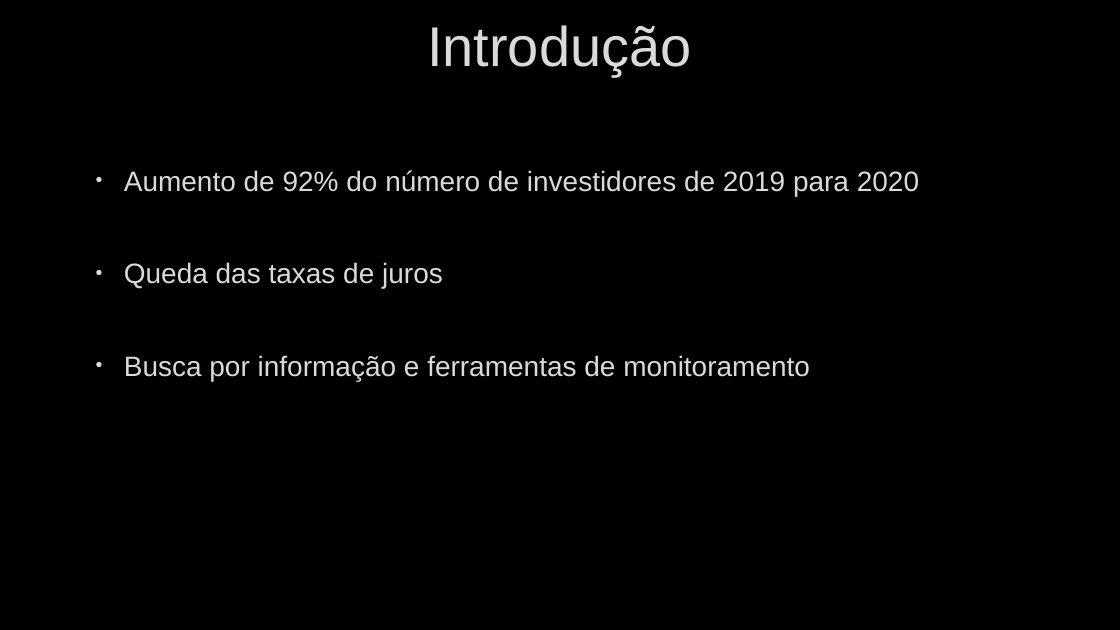
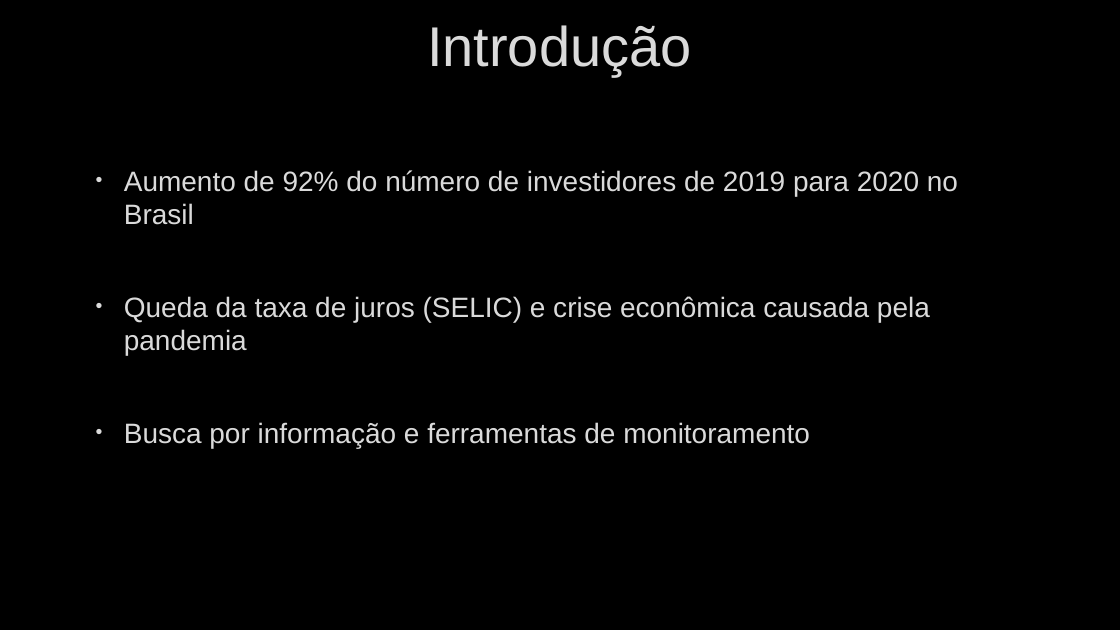
Before and after one commit to vitorxx1/MB-Stock-Monitor, a slide deck: slide 2 of documentos/apresentacao_final.pptx. Drawn at 1120x630 pixels with LibreOffice and Linux fonts; fonts in the diff are those of the drawing; background and template pictures are left out. Boxes give left, top, right and bottom in pixels: in the first picture for what was removed or moved away, otherwise in the second. Text is boxed around its words. In the diff, an @@ line names an element or a change of style, - is before the commit and + after.

```diff
--- a/documentos/apresentacao_final.pptx
+++ b/documentos/apresentacao_final.pptx
@@ text at (124, 170, 958, 356): text changed @@
-• Aumento de 92% do número de investidores de 2019 para 2020
-• Queda das taxas de juros
+• Aumento de 92% do número de investidores de 2019 para 2020 no Brasil
+• Queda da taxa de juros (SELIC) e crise econômica causada pela pandemia
```
Also in this commit, not shown: 4 other slides changed, 1 slide added, 1 other file.
